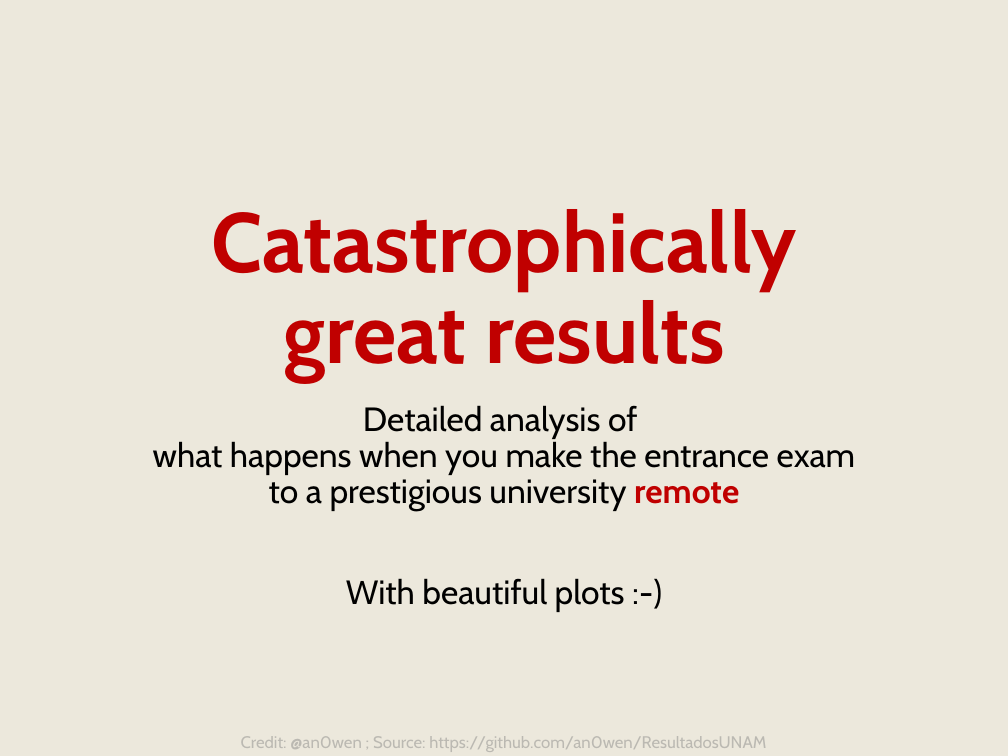
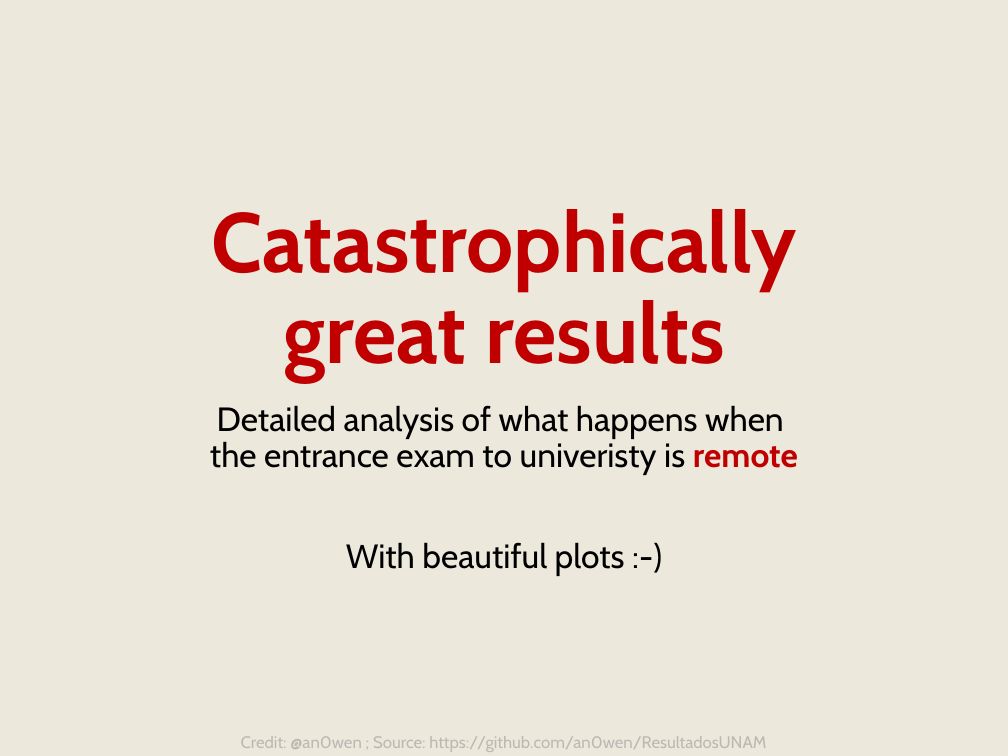
Before and after one commit to agn3si/ResultadosUNAM---data, a slide deck: slide 1 of analysis/percentage-atypical/presentation/presentation.pptx. Drawn at 1008x756 pixels with LibreOffice and Linux fonts; fonts in the diff are those of the drawing. Boxes give left, top, right and bottom in pixels: in the first picture for what was removed or moved away, otherwise in the second. Text is boxed around its words. In the diff, an @@ line names an element or a change of style, - is before the commit and + after.

```diff
--- a/analysis/percentage-atypical/presentation/presentation.pptx
+++ b/analysis/percentage-atypical/presentation/presentation.pptx
@@ subtitle at (210, 405, 798, 475): text changed @@
-Detailed analysis of
-what happens when you make the entrance exam
-to a prestigious university remote
+Detailed analysis of what happens when
+the entrance exam to univeristy is remote
```
Also in this commit, not shown: 5 other slides changed, 10 other files.
